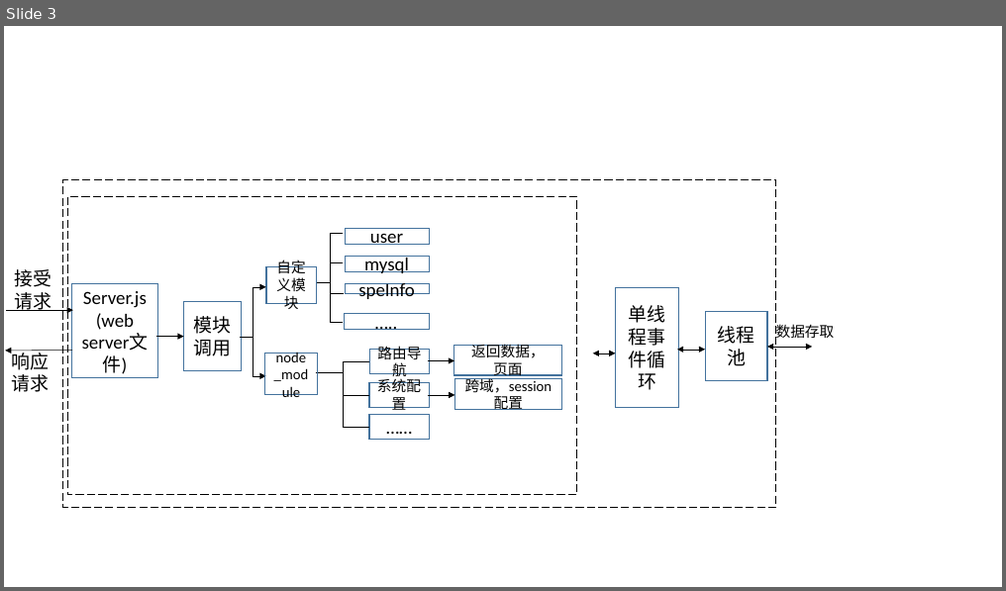
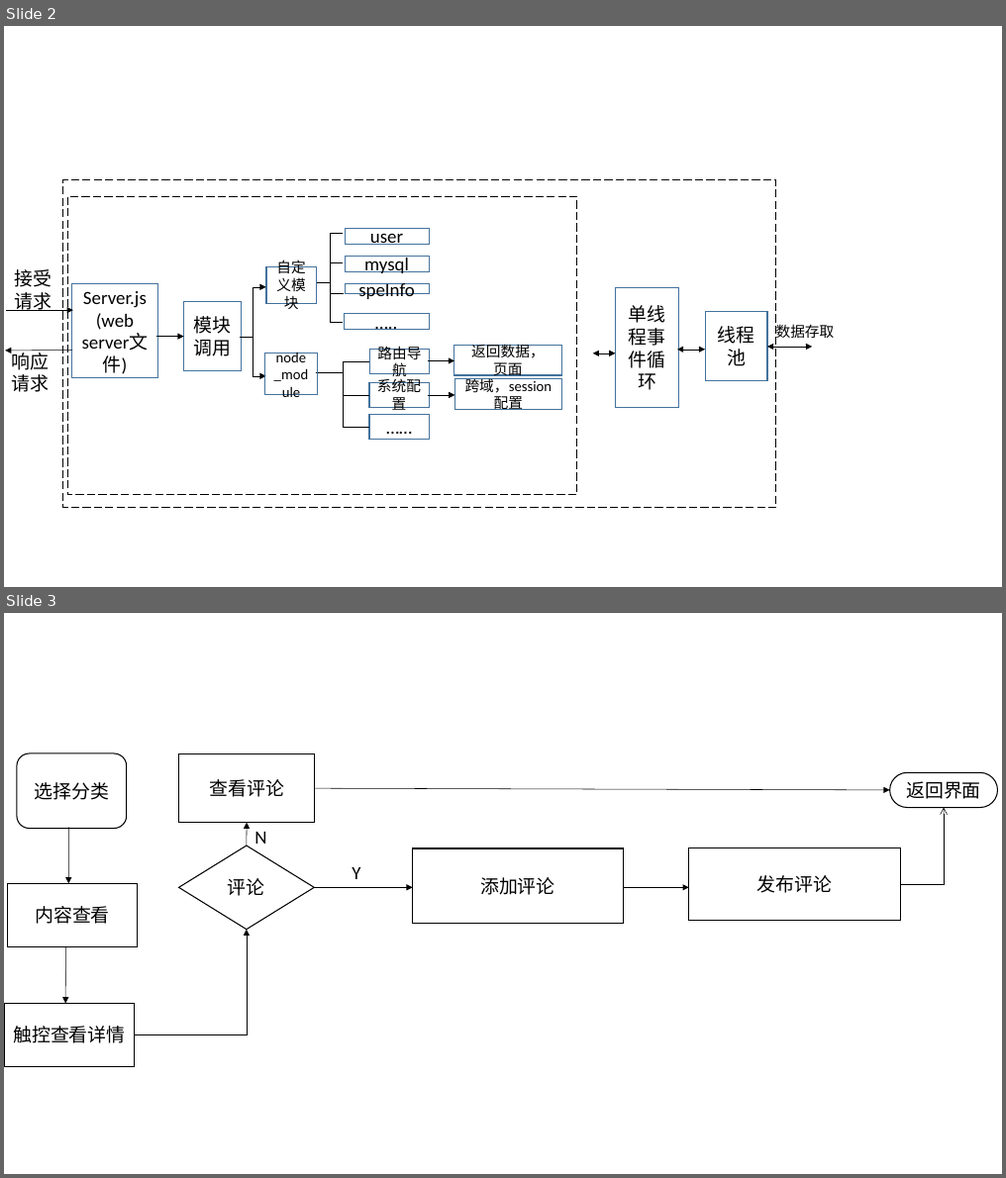
Before and after one commit to shan33/yyweb_backphone, a slide deck: public/毕业设计文档/毕业设计表格.pptx. Shown one above the other, each under a label of ours: slide 3 before the commit, slides 2 and 3 after it. The pictures are 1006x591 and 1006x1178 pixels, drawn with LibreOffice and Linux fonts; fonts in the diff are those of the drawing. Boxes give left, top, right and bottom in pixels: in the first picture for what was removed or moved away, otherwise in the second. Text is boxed around its words. In the diff, an @@ line names an element or a change of style, - is before the commit and + after.

```diff
--- a/public/毕业设计文档/毕业设计表格.pptx
+++ b/public/毕业设计文档/毕业设计表格.pptx
@@ slide 3 added at bbox=[4, 613, 1002, 1174], background #FFFFFF @@
@@ rounded rectangle added at bbox=[17, 754, 127, 829], outline #000000 1 pt, 18 pt, text #000000 @@
+选择分类
@@ rectangle added at bbox=[179, 755, 315, 823], fill #FFFFFF, outline #000000 1 pt, 18 pt, text #000000 @@
+查看评论
@@ arrow added from (315, 788) to (890, 790), #000000 0.5 pt @@
@@ pill shape added at bbox=[890, 772, 997, 808], outline #000000 1 pt, 18 pt, text #000000 @@
+返回界面
@@ elbow arrow added from (901, 884) to (944, 808), #000000 0.5 pt @@
@@ arrow added from (69, 827) to (68, 884), #000000 0.5 pt @@
@@ diamond added at bbox=[179, 846, 315, 930], outline #000000 1 pt, 18 pt, text #000000 @@
+评论
@@ arrow added from (247, 846) to (247, 823), #000000 0.5 pt @@
@@ text added at bbox=[254, 832, 266, 844], 18 pt, text #000000 @@
+N
@@ rectangle added at bbox=[413, 849, 623, 924], fill #FFFFFF, outline #000000 1 pt, 18 pt, text #000000 @@
+添加评论
@@ rectangle added at bbox=[689, 848, 901, 921], fill #FFFFFF, outline #000000 1 pt, 18 pt, text #000000 @@
+发布评论
@@ text added at bbox=[351, 867, 360, 879], 18 pt, text #000000 @@
+Y
@@ rectangle added at bbox=[8, 884, 138, 947], fill #FFFFFF, outline #000000 1 pt, 18 pt, text #000000 @@
+内容查看
@@ arrow added from (314, 888) to (413, 888), #000000 0.5 pt @@
@@ arrow added from (623, 888) to (689, 888), #000000 0.5 pt @@
@@ elbow arrow added from (135, 1035) to (247, 930), #000000 0.5 pt @@
@@ arrow added from (65, 947) to (65, 1004), #000000 0.5 pt @@
@@ rectangle added at bbox=[5, 1004, 135, 1066], fill #FFFFFF, outline #000000 1 pt, 18 pt, text #000000 @@
+触控查看详情
@@ what was slide 3 is now slide 2 @@
```
Also in this commit, not shown: 1 other slide added, 1 slide removed, 5 other files.
